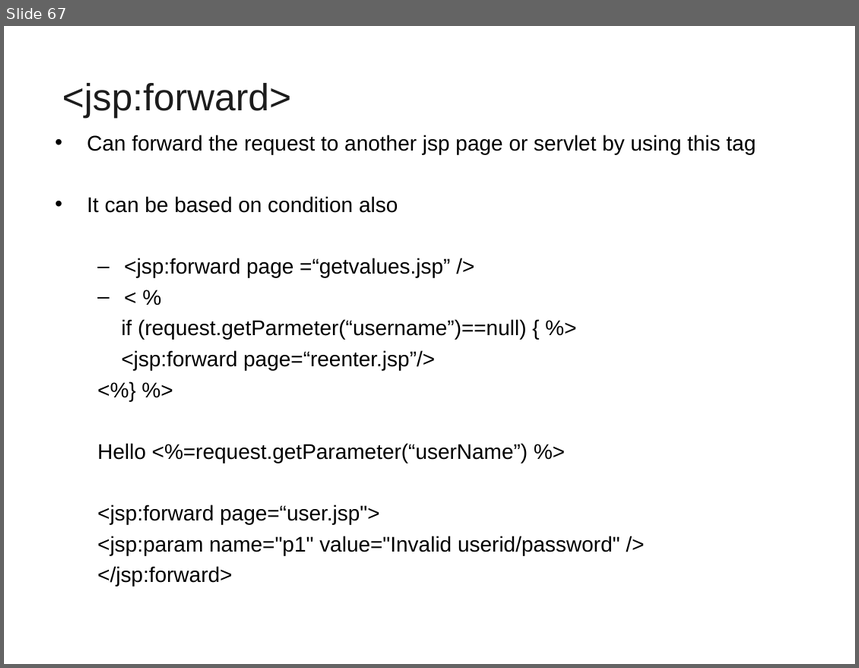
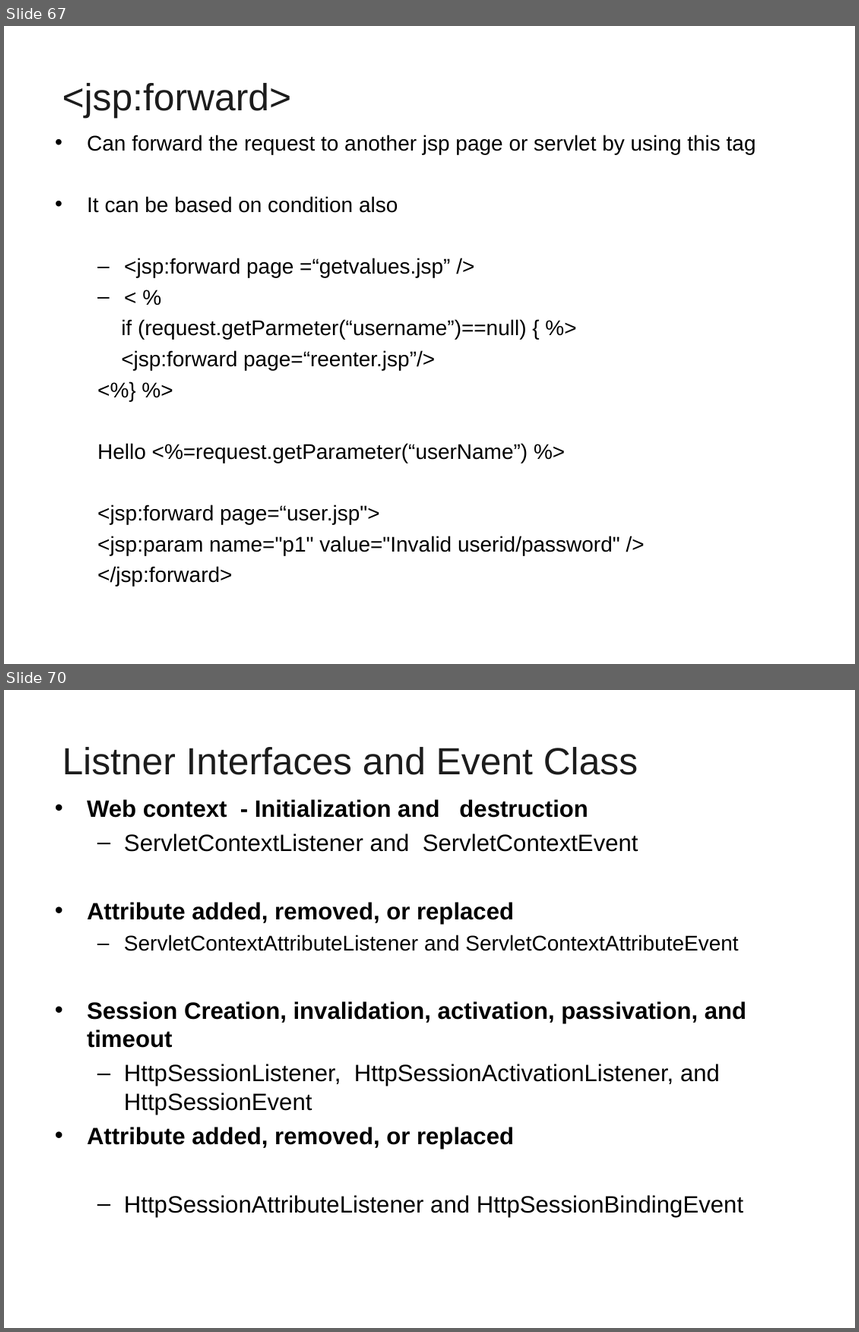
Before and after one commit to vatsanTraining/lumen_sep_2021, a slide deck: JEE_Day1_Lumen_2021.ppt. Shown one above the other, each under a label of ours: slide 67 before the commit, slides 67 and 70 after it; the slides between them are not shown. The pictures are 859x668 and 859x1332 pixels, drawn with LibreOffice and Linux fonts; fonts in the diff are those of the drawing; background and template pictures are left out. Boxes give left, top, right and bottom in pixels: in the first picture for what was removed or moved away, otherwise in the second. Text is boxed around its words. In the diff, an @@ line names an element or a change of style, - is before the commit and + after.

```diff
--- a/JEE_Day1_Lumen_2021.ppt
+++ b/JEE_Day1_Lumen_2021.ppt
@@ slide 70 added at [4, 690, 855, 1328], background picture (left out) @@
@@ title added at [63, 747, 638, 775], 32 pt, text #1C1C1C @@
+Listner Interfaces and Event Class
@@ text added at [87, 799, 747, 1217], 20 pt, text #000000 @@
+• Web context - Initialization and destruction
+  – ServletContextListener and ServletContextEvent
+• Attribute added, removed, or replaced
+  – ServletContextAttributeListener and ServletContextAttributeEvent
+• Session Creation, invalidation, activation, passivation, and timeout
+  – HttpSessionListener, HttpSessionActivationListener, and HttpSessionEvent
+• Attribute added, removed, or replaced
+  – HttpSessionAttributeListener and HttpSessionBindingEvent
```
Also in this commit, not shown: 1 slide changed, 10 other slides added.
